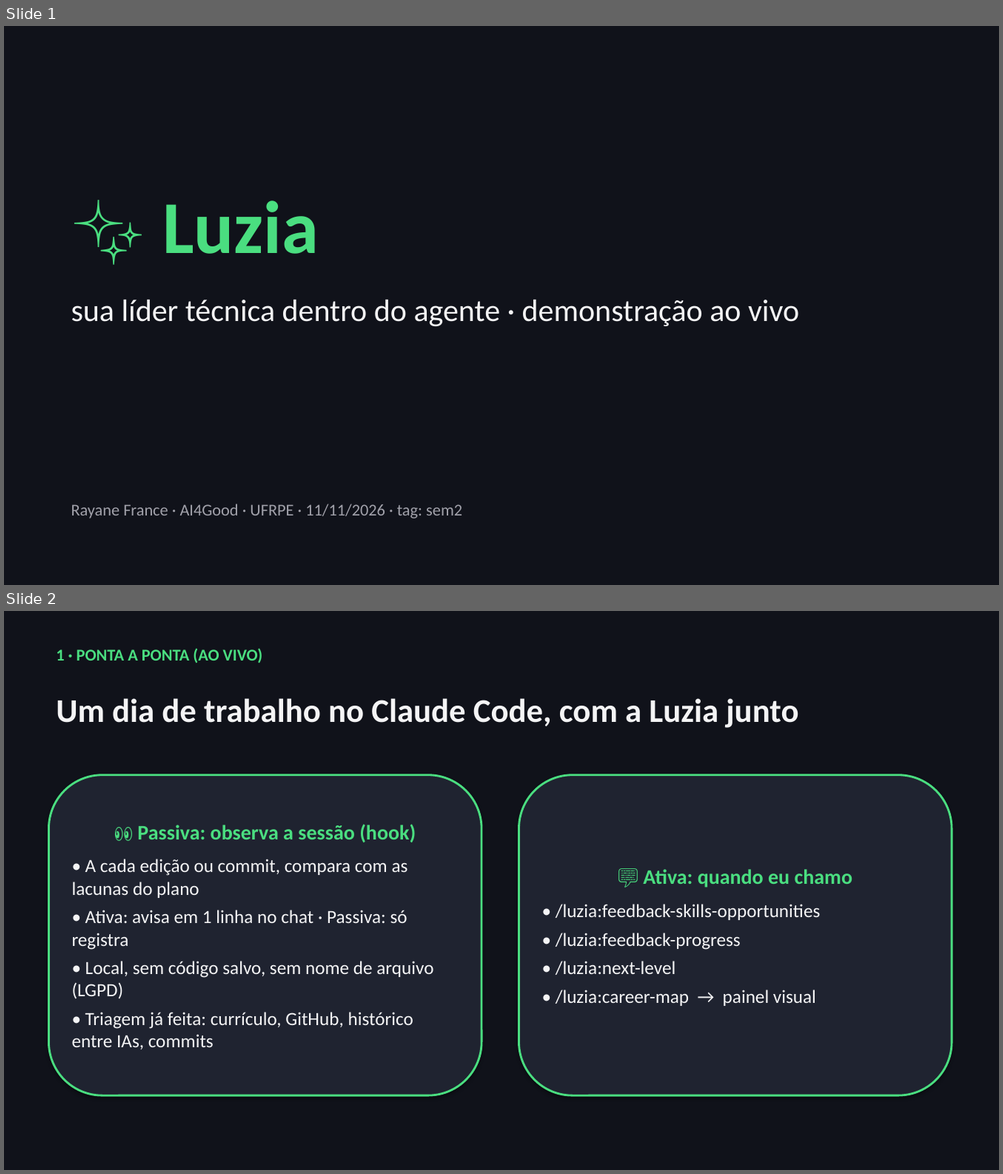
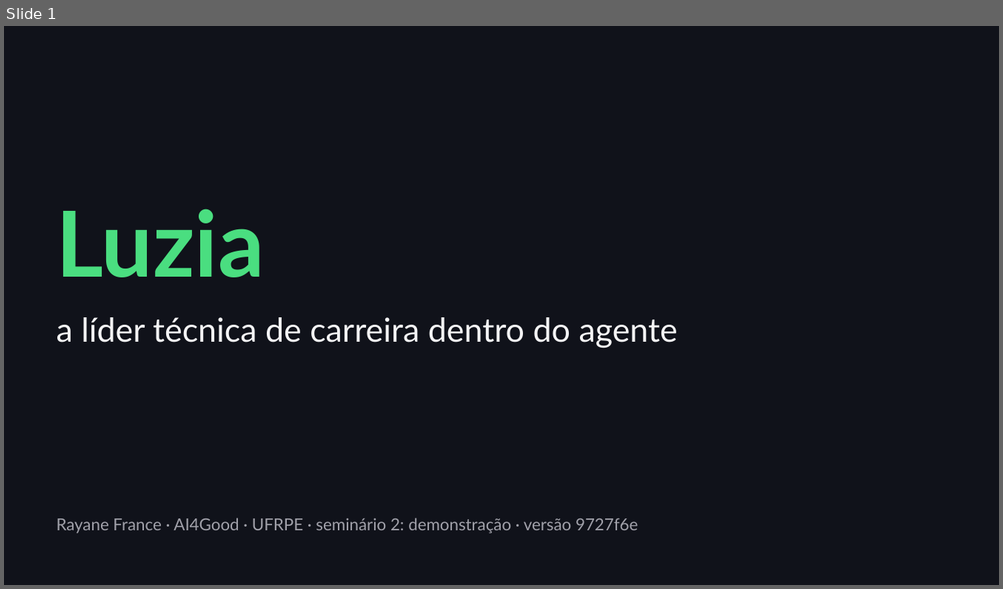
Before and after one commit to rayfrance/ai4good, a slide deck: outputs/sem2_demonstracao.pptx. Shown one above the other, each under a label of ours: slides 1 and 2 before the commit, slide 1 after it. The pictures are 1003x1174 and 1003x589 pixels, drawn with LibreOffice and Linux fonts; fonts in the diff are those of the drawing. Boxes give left, top, right and bottom in pixels: in the first picture for what was removed or moved away, otherwise in the second. Text is boxed around its words. In the diff, an @@ line names an element or a change of style, - is before the commit and + after.

```diff
--- a/outputs/sem2_demonstracao.pptx
+++ b/outputs/sem2_demonstracao.pptx
@@ slide 2 removed at <box>4,611,999,1170</box>, background #10121A @@
@@ text removed at <box>56,648,263,663</box> @@
-1 · PONTA A PONTA (AO VIVO)
@@ text removed at <box>56,698,798,728</box> @@
-Um dia de trabalho no Claude Code, com a Luzia junto
@@ rounded rectangle removed at <box>48,775,481,1096</box> @@
-👀 Passiva: observa a sessão (hook)
-• A cada edição ou commit, compara com as lacunas do plano
-• Ativa: avisa em 1 linha no chat · Passiva: só registra
-• Local, sem código salvo, sem nome de arquivo (LGPD)
-• Triagem já feita: currículo, GitHub, histórico entre IAs, commits
@@ rounded rectangle removed at <box>519,775,951,1096</box> @@
-💬 Ativa: quando eu chamo
-• /luzia:feedback-skills-opportunities
-• /luzia:feedback-progress
-• /luzia:next-level
-• /luzia:career-map → painel visual
@@ slide 1 changed as well @@
@@ text at <box>57,209,264,278</box>: text changed; size 72 to 88 pt; font Calibri to Lato @@
-✨ Luzia
+Luzia
@@ text at <box>57,318,677,348</box>: text changed; size 30 to 32 pt; font Calibri to Lato @@
-sua líder técnica dentro do agente · demonstração ao vivo
+a líder técnica de carreira dentro do agente
@@ text at <box>57,518,637,534</box>: text changed; font Calibri to Lato @@
-Rayane France · AI4Good · UFRPE · 11/11/2026 · tag: sem2
+Rayane France · AI4Good · UFRPE · seminário 2: demonstração · versão 9727f6e
```
Also in this commit, not shown: 1 other slide changed, 3 slides added, 2 other slides removed, 2 other files.
